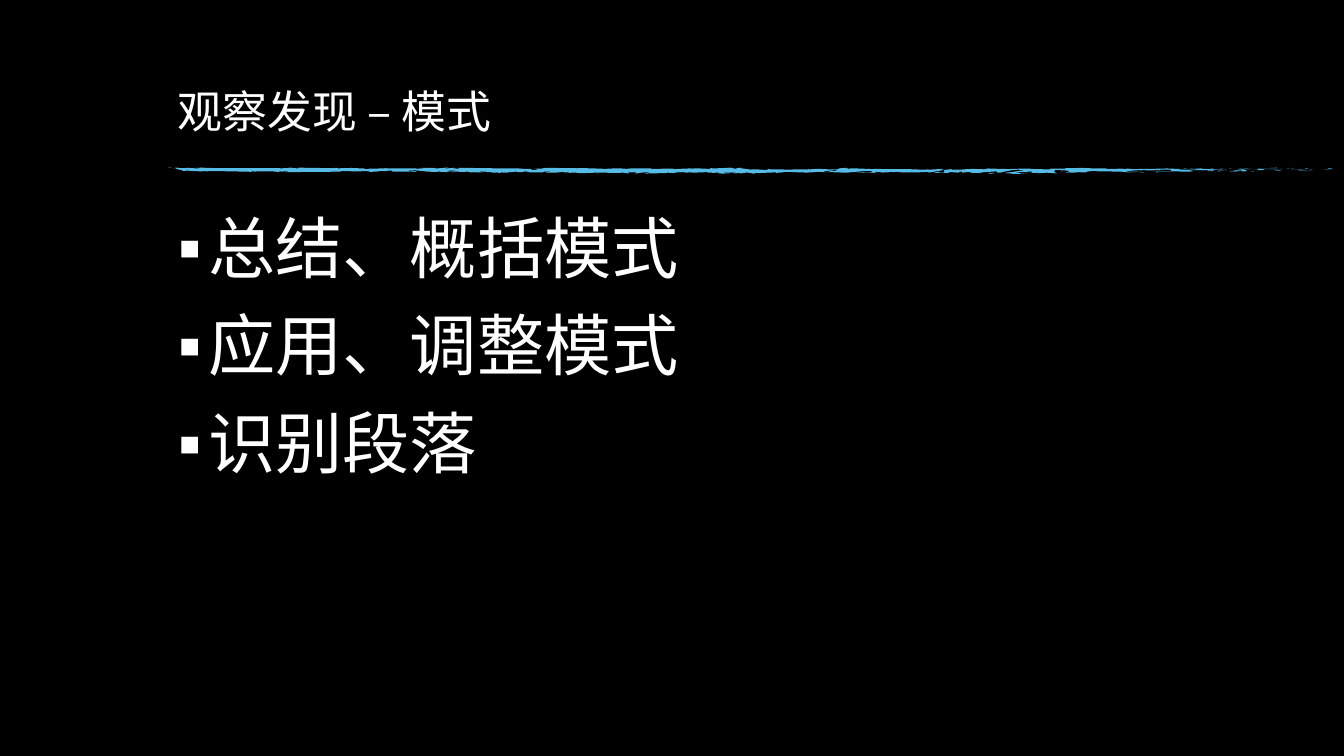
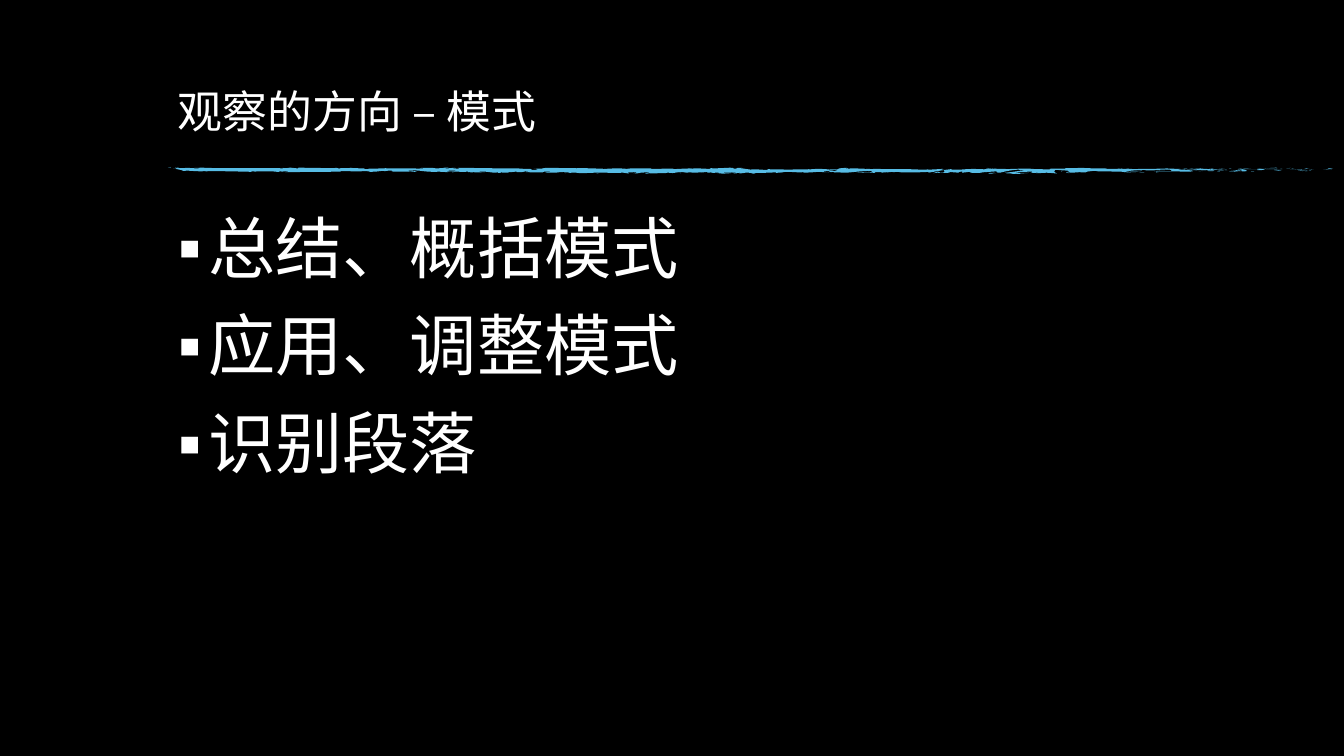
Before and after one commit to zy-hz/my-bible, a slide deck: slide 9 of 课程设计/马太福音查经/意盛2019/第六课.pptx. Drawn at 1344x756 pixels with LibreOffice and Linux fonts; fonts in the diff are those of the drawing; background and template pictures are left out. Boxes give left, top, right and bottom in pixels: in the first picture for what was removed or moved away, otherwise in the second. Text is boxed around its words. In the diff, an @@ line names an element or a change of style, - is before the commit and + after.

```diff
--- a/课程设计/马太福音查经/意盛2019/第六课.pptx
+++ b/课程设计/马太福音查经/意盛2019/第六课.pptx
@@ title at <box>178,90,536,132</box>: text changed @@
-观察发现 – 模式
+观察的方向 – 模式
```
Also in this commit, not shown: 4 other slides changed, 5 slides added.
